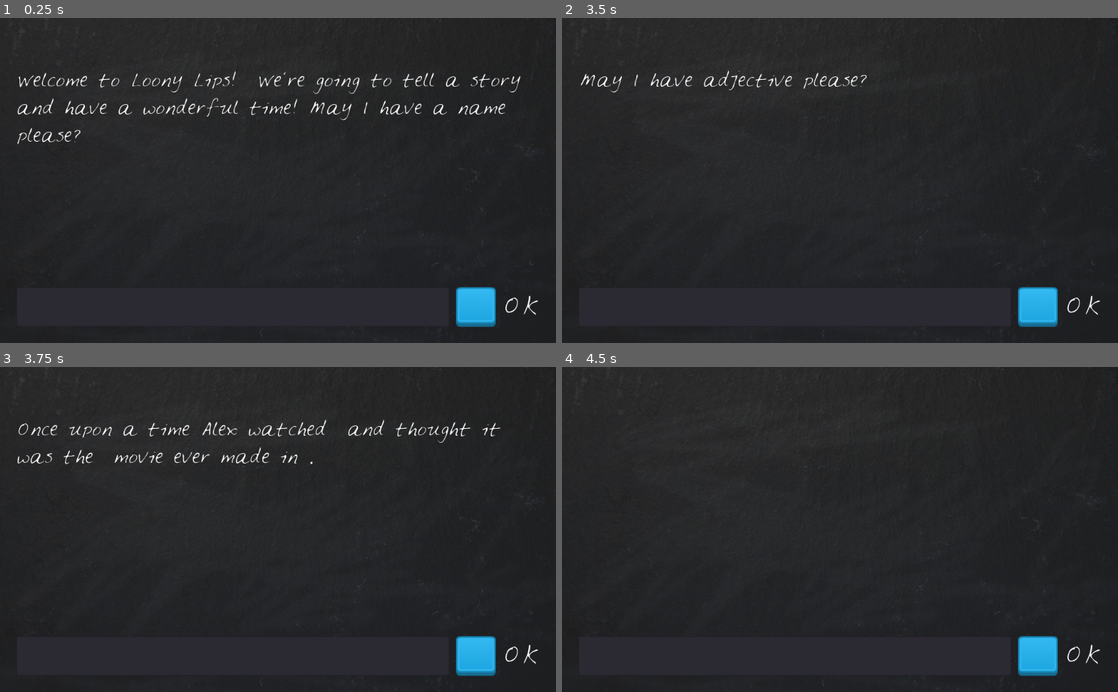
Above: before the commit, frames 1-4 (two rows, left to right).
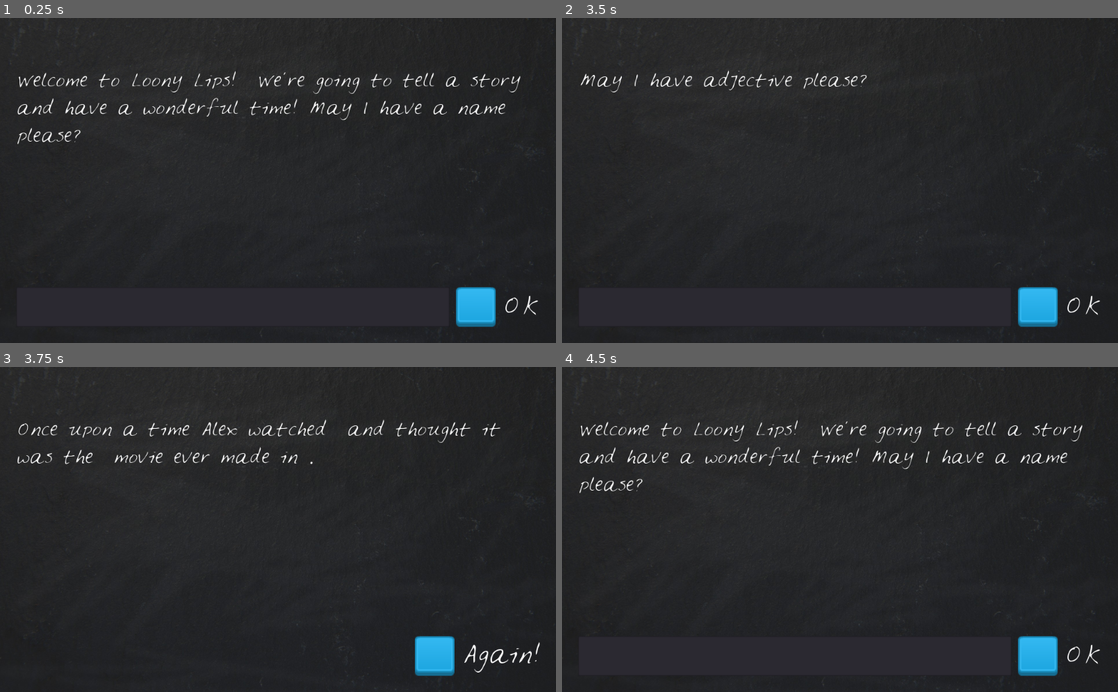
Above: after the commit, the same moments.

Repository: donsvederus/Loony-Lips
Game: Godot game, scene res://LoonyLips.tscn
The game is run twice, just before and just after one commit, with the same random seed, the same clock (stepped at 60 frames per second) and the same inputs.
Inputs (mouse positions are in pixels of both pictures, inside the frame that each line leads up to):
- Up to frame 1 (0.25 s): no input
- Up to frame 2 (3.5 s): click (795, 307) at 0.52 s; type "Alex" at 0.6 s; click (1040, 307) at 1.25 s; click (1040, 307) at 2 s; click (1040, 307) at 2.75 s
- Up to frame 3 (3.75 s): tap Enter at 3.5 s
- Up to frame 4 (4.5 s): tap Space at 4.25 s

Frames 1-2 are identical in both runs. In frame 3, 1.9% of the frame differs, in the area x 74-98%, y 82-96%; in frame 4, 1.8%.
Error before the commit: Invalid get index '5' (on base: 'Array'). (res://LoonyLips.gd:46)

Commit message:
0.15 Queue_free and reload_current_scene
new functions

Diff:
--- a/LoonyLips.gd
+++ b/LoonyLips.gd
@@ -11,14 +11,14 @@
 	DisplayText.text = "Welcome to Loony Lips!  We're going to tell a story and have a wonderful time! "
 	check_player_words_length()
 
-
 func _on_PlayerText_text_entered(new_text):
 	add_to_player_words()
 
-
 func _on_TextureButton_pressed():
-	add_to_player_words()
-
+	if is_story_done():
+		get_tree().reload_current_scene()
+	else:
+		add_to_player_words()
 
 func add_to_player_words():
 	player_words.append(PlayerText.text)
@@ -26,21 +26,22 @@
 	PlayerText.clear()
 	check_player_words_length()
 
-
 func is_story_done():
 	return player_words.size() == prompts.size()
 
-
 func check_player_words_length():
 	if is_story_done():
-		tell_story()
+		end_game()
 	else:
 		prompt_player()
-
 
 func tell_story():
 	DisplayText.text = story % player_words
 
-
 func prompt_player():
 	DisplayText.text += "May I have " + prompts[player_words.size()] + " please?"
+
+func end_game():
+	PlayerText.queue_free()
+	$VBoxContainer/HBoxContainer/Label.text = "Again!"
+	tell_story()
--- a/LoonyLips.tscn
+++ b/LoonyLips.tscn
@@ -48,9 +48,9 @@
 }
 
 [node name="DisplayText" type="Label" parent="VBoxContainer"]
-margin_top = 62.0
+margin_top = 63.0
 margin_right = 964.0
-margin_bottom = 462.0
+margin_bottom = 463.0
 rect_min_size = Vector2( 0, 400 )
 custom_fonts/font = SubResource( 1 )
 text = "Placeholder"
@@ -64,6 +64,7 @@
 margin_right = 964.0
 margin_bottom = 540.0
 custom_constants/separation = 12
+alignment = 2
 
 [node name="PlayerText" type="LineEdit" parent="VBoxContainer/HBoxContainer"]
 margin_right = 798.0
